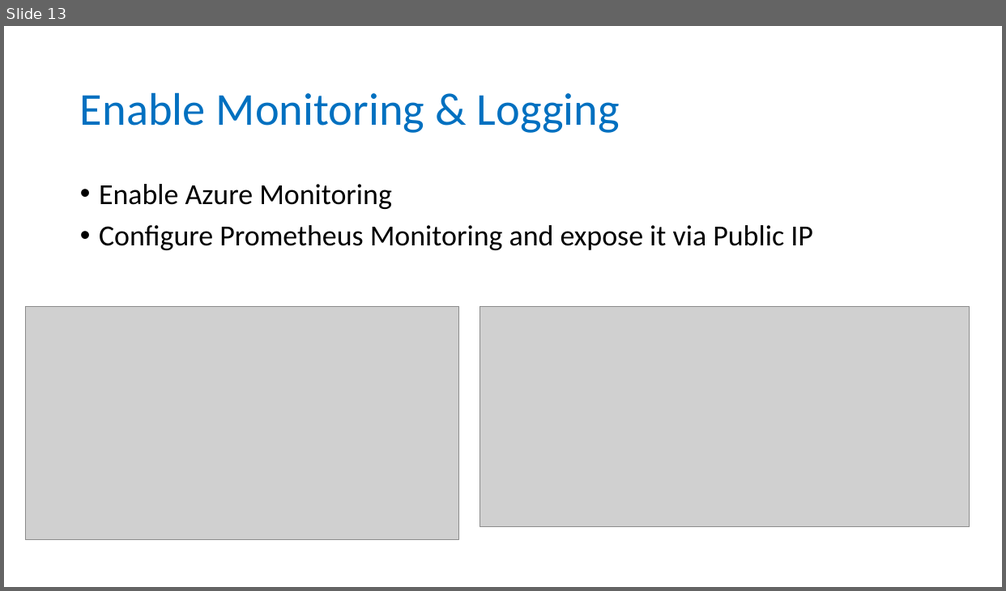
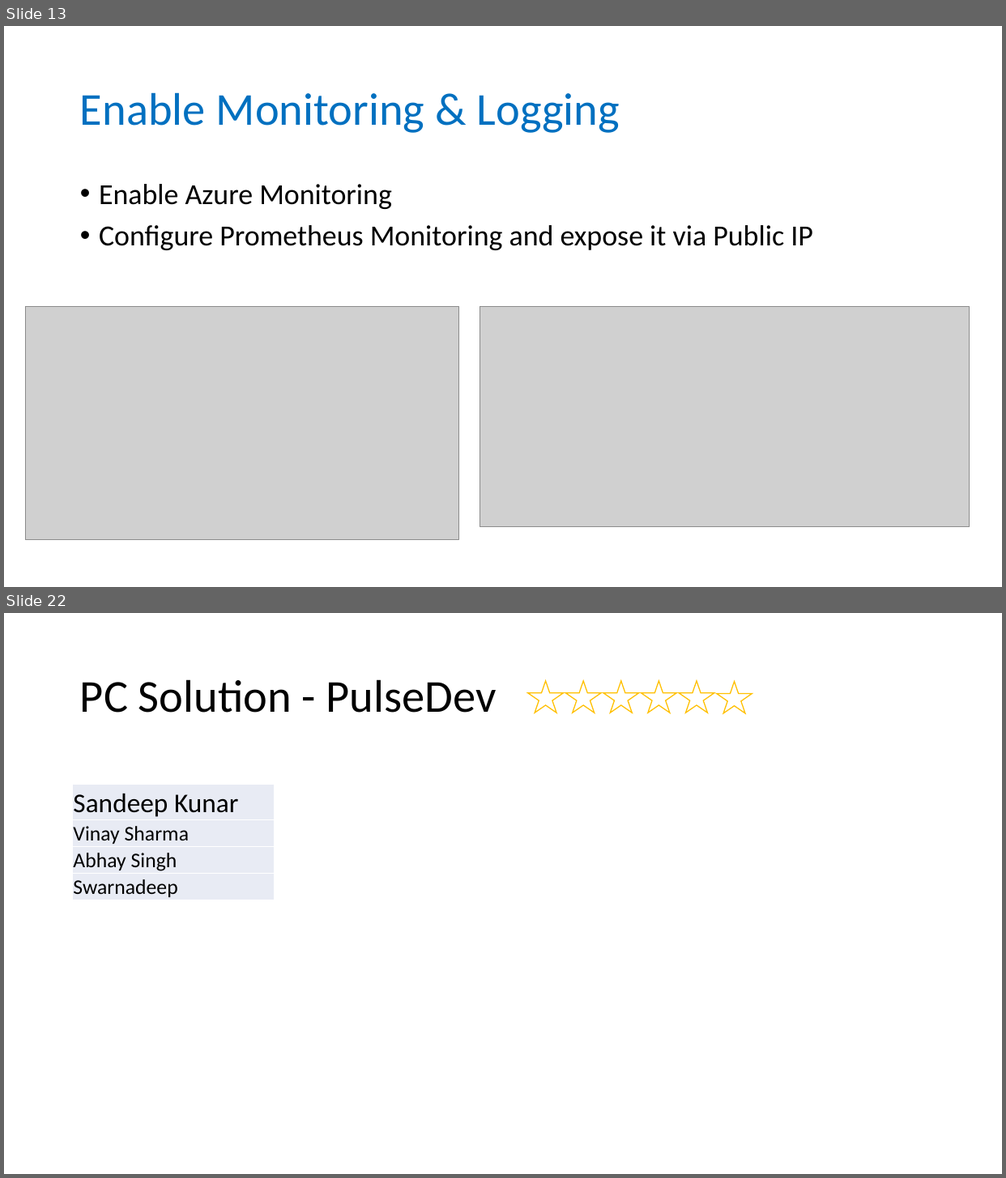
Before and after one commit to sumitkute/kubehack, a slide deck: assets/instructions/Azure Kubernetes Service HACKATON.pptx. Shown one above the other, each under a label of ours: slide 13 before the commit, slides 13 and 22 after it; the slides between them are not shown. The pictures are 1006x591 and 1006x1178 pixels, drawn with LibreOffice and Linux fonts; fonts in the diff are those of the drawing; grey boxes stand for pictures. Boxes give left, top, right and bottom in pixels: in the first picture for what was removed or moved away, otherwise in the second. Text is boxed around its words. In the diff, an @@ line names an element or a change of style, - is before the commit and + after.

```diff
--- a/assets/instructions/Azure Kubernetes Service HACKATON.pptx
+++ b/assets/instructions/Azure Kubernetes Service HACKATON.pptx
@@ slide 22 added at (x1=4, y1=613, x2=1002, y2=1174), background #FFFFFF @@
@@ title added at (x1=80, y1=679, x2=496, y2=713), 44 pt, text #000000 @@
+PC Solution - PulseDev
@@ group added at (x1=528, y1=681, x2=752, y2=713): 6 stars @@
@@ table added at (x1=73, y1=784, x2=275, y2=901), 4 rows, 1 columns @@
+Sandeep Kunar
+Vinay Sharma
+Abhay Singh
+Swarnadeep
```
Also in this commit, not shown: 2 slides changed, 8 other slides added, 3 other files.
